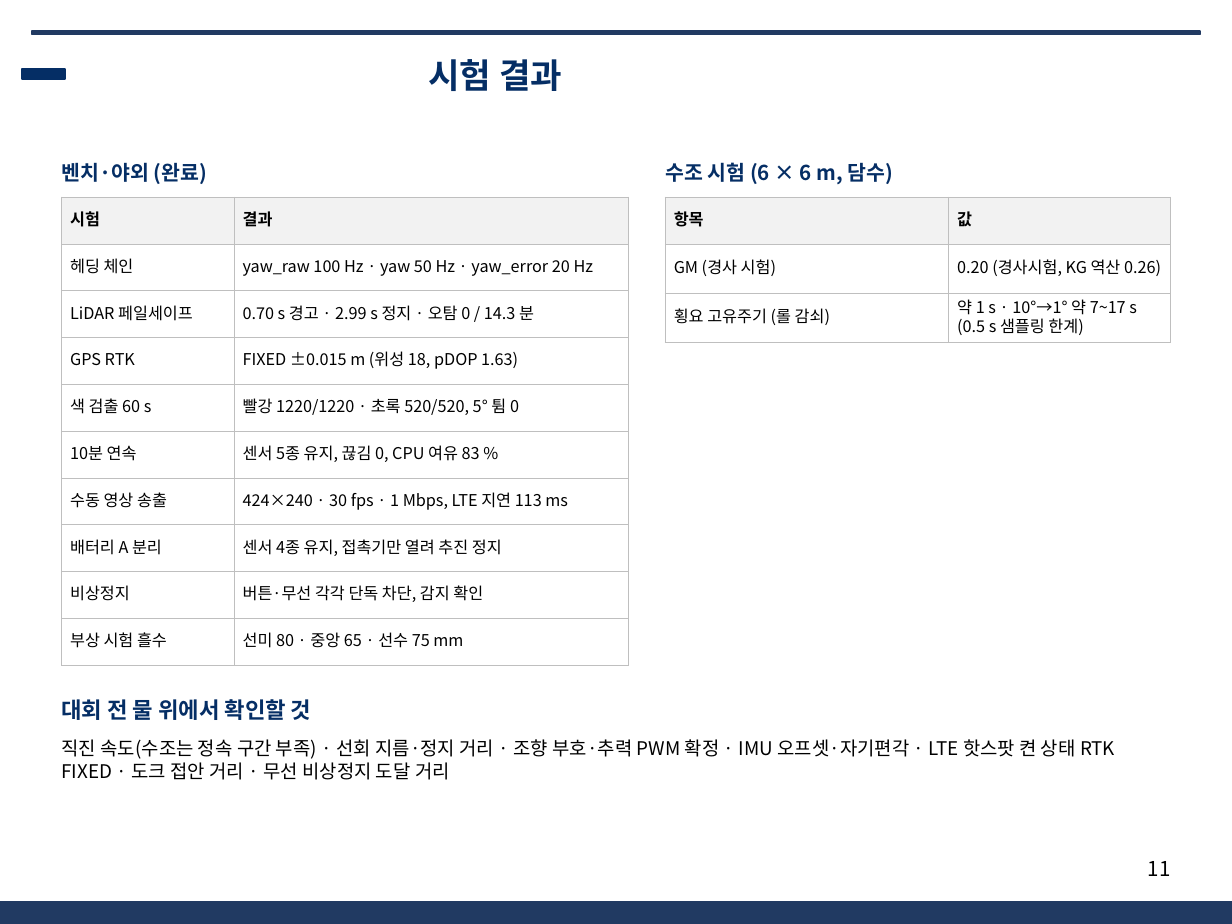
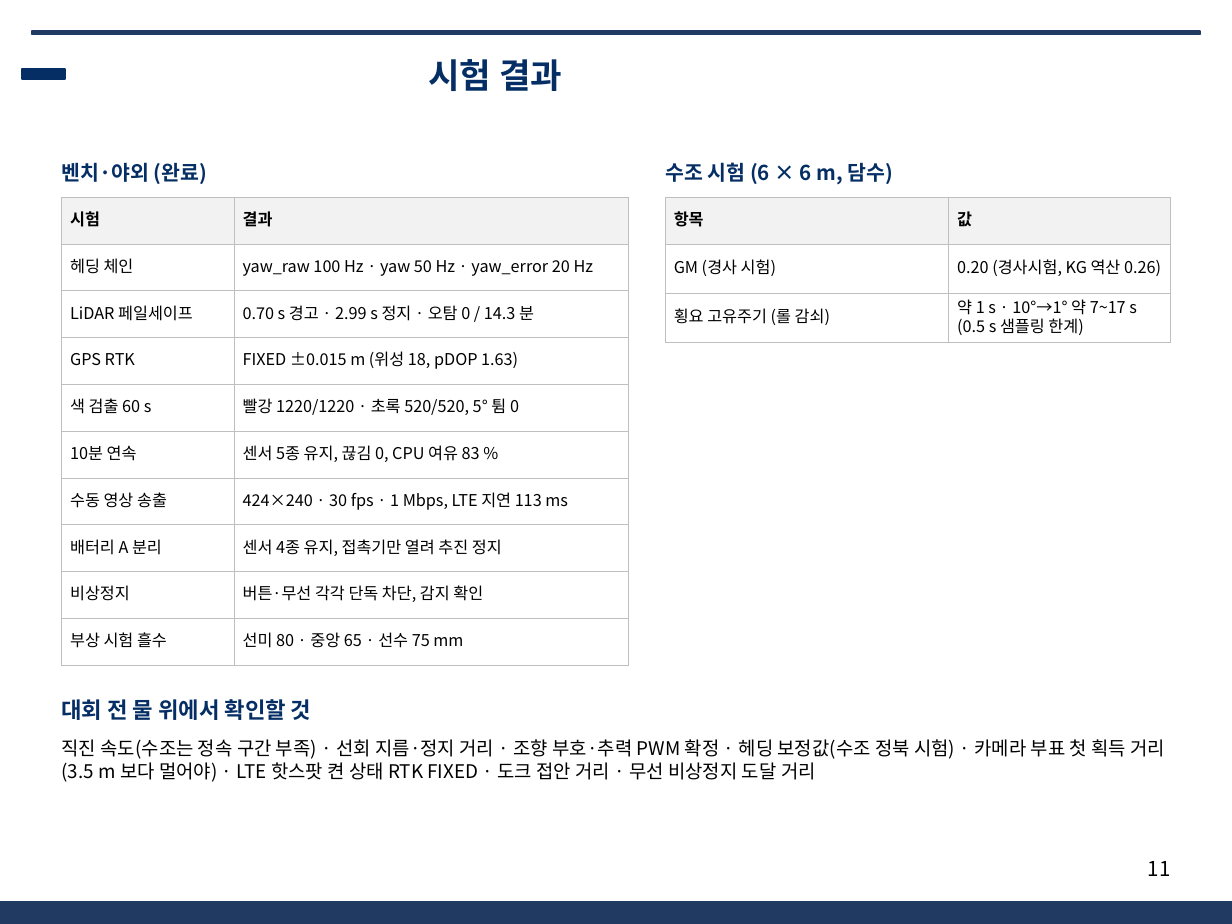
Before and after one commit to unmatsutake377-rgb/ros2_ws, a slide deck: slide 11 of docs/전달용/보고서_분담/발표자료_SSF_B.pptx. Drawn at 1232x924 pixels with LibreOffice and Linux fonts; fonts in the diff are those of the drawing; background and template pictures are left out. Boxes give left, top, right and bottom in pixels: in the first picture for what was removed or moved away, otherwise in the second. Text is boxed around its words. In the diff, an @@ line names an element or a change of style, - is before the commit and + after.

```diff
--- a/docs/전달용/보고서_분담/발표자료_SSF_B.pptx
+++ b/docs/전달용/보고서_분담/발표자료_SSF_B.pptx
@@ text at <box>62,739,1165,782</box>: text changed @@
-직진 속도(수조는 정속 구간 부족) · 선회 지름·정지 거리 · 조향 부호·추력 PWM 확정 · IMU 오프셋·자기편각 · LTE 핫스팟 켠 상태 RTK FIXED · 도크 접안 거리 · 무선 비상정지 도달 거리
+직진 속도(수조는 정속 구간 부족) · 선회 지름·정지 거리 · 조향 부호·추력 PWM 확정 · 헤딩 보정값(수조 정북 시험) · 카메라 부표 첫 획득 거리(3.5 m 보다 멀어야) · LTE 핫스팟 켠 상태 RTK FIXED · 도크 접안 거리 · 무선 비상정지 도달 거리
```
Also in this commit, not shown: 5 other slides changed, 5 other files.
